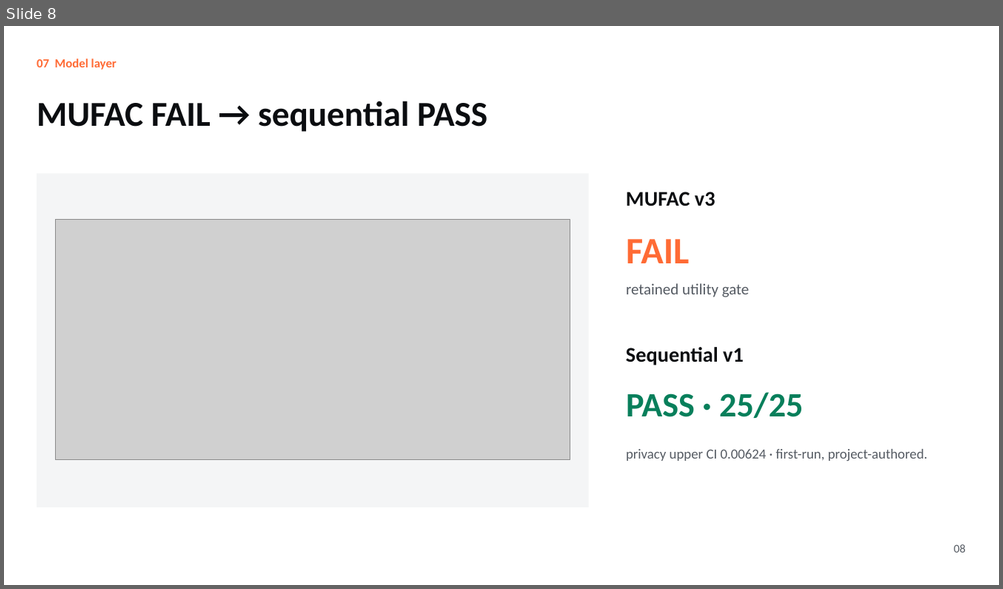
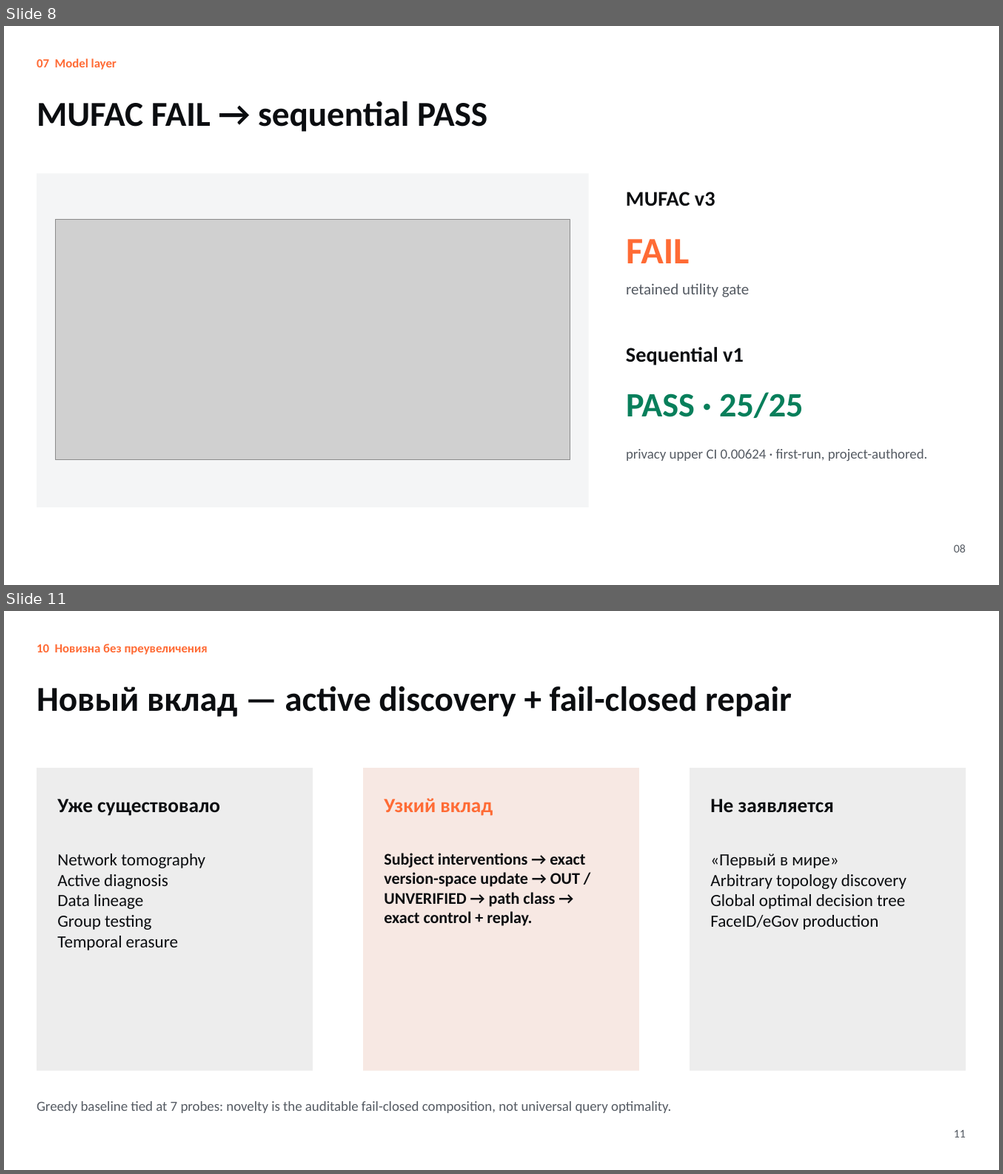
Before and after one commit to nazkari86-lab/erasemap, a slide deck: competition/EraSeMap_RKNP_ISEF_RU.pptx. Shown one above the other, each under a label of ours: slide 8 before the commit, slides 8 and 11 after it; the slides between them are not shown. The pictures are 1003x589 and 1003x1174 pixels, drawn with LibreOffice and Linux fonts; fonts in the diff are those of the drawing; grey boxes stand for pictures. Boxes give left, top, right and bottom in pixels: in the first picture for what was removed or moved away, otherwise in the second. Text is boxed around its words. In the diff, an @@ line names an element or a change of style, - is before the commit and + after.

```diff
--- a/competition/EraSeMap_RKNP_ISEF_RU.pptx
+++ b/competition/EraSeMap_RKNP_ISEF_RU.pptx
@@ slide 11 added at (4, 611, 999, 1170), background #FFFFFF @@
@@ text added at (37, 644, 208, 655), 12 pt, text #FF6B35, bold @@
+10 Новизна без преувеличения
@@ text added at (37, 686, 791, 717), 33.8 pt, text #0B0D10, bold @@
+Новый вклад — active discovery + fail-closed repair
@@ rectangle added at (37, 768, 313, 1071), fill #EDEDED @@
@@ rectangle added at (363, 768, 639, 1071), fill #F7E8E3 @@
@@ rectangle added at (690, 768, 966, 1071), fill #EDEDED @@
@@ text added at (57, 799, 220, 816), 19.5 pt, text #0B0D10, bold @@
+Уже существовало
@@ text added at (384, 798, 492, 816), 19.5 pt, text #FF6B35, bold @@
+Узкий вклад
@@ text added at (710, 799, 834, 812), 19.5 pt, text #0B0D10, bold @@
+Не заявляется
@@ text added at (57, 854, 205, 951), 16.5 pt, text #0B0D10 @@
+Network tomography
+Active diagnosis
+Data lineage
+Group testing
+Temporal erasure
@@ text added at (384, 853, 585, 926), 15.8 pt, text #0B0D10, bold @@
+Subject interventions → exact version-space update → OUT / UNVERIFIED → path class → exact control + replay.
@@ text added at (710, 854, 906, 930), 16.5 pt, text #0B0D10 @@
+«Первый в мире»
+Arbitrary topology discovery
+Global optimal decision tree
+FaceID/eGov production
@@ text added at (37, 1102, 671, 1113), 13.5 pt, text #555B63 @@
+Greedy baseline tied at 7 probes: novelty is the auditable fail-closed composition, not universal query optimality.
@@ text added at (953, 1130, 965, 1138), 11.2 pt, text #555B63 @@
+11
```
Also in this commit, not shown: 2 slides changed, 2 other slides added, 1 slide removed, 11 other files.
